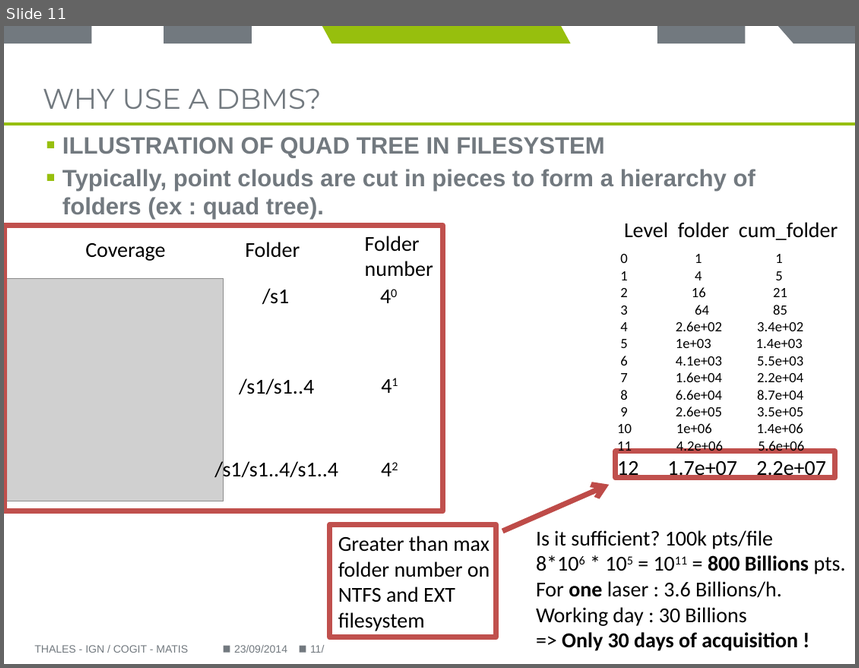
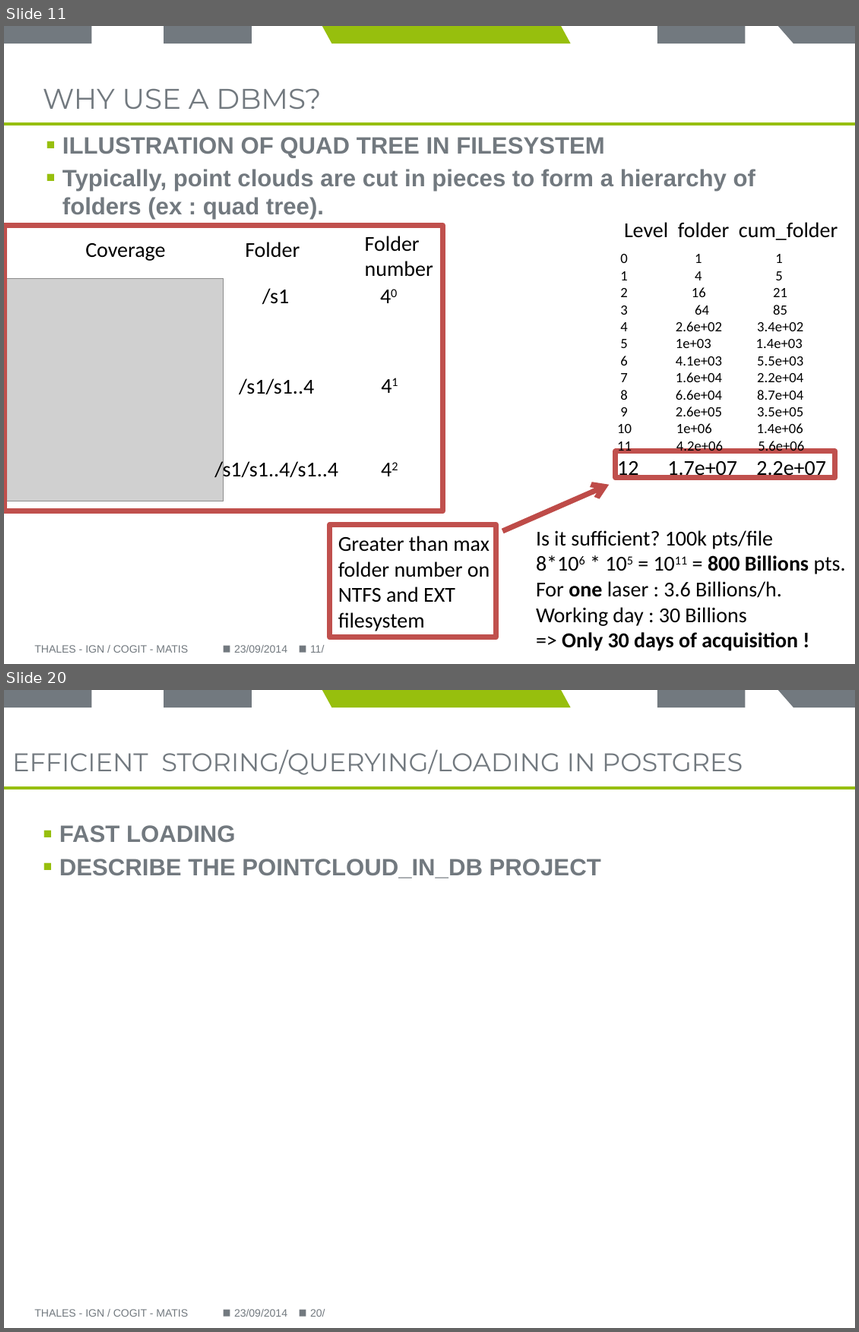
Before and after one commit to Remi-C/Postgres_Day_2014_10_RemiC, a slide deck: presentation/presentation_RCura.pptx. Shown one above the other, each under a label of ours: slide 11 before the commit, slides 11 and 20 after it; the slides between them are not shown. The pictures are 859x668 and 859x1332 pixels, drawn with LibreOffice and Linux fonts; fonts in the diff are those of the drawing; grey boxes stand for pictures; background and template pictures are left out. Boxes give left, top, right and bottom in pixels: in the first picture for what was removed or moved away, otherwise in the second. Text is boxed around its words. In the diff, an @@ line names an element or a change of style, - is before the commit and + after.

Commit message:
wirtten up to efficient storage

```diff
--- a/presentation/presentation_RCura.pptx
+++ b/presentation/presentation_RCura.pptx
@@ slide 20 added at [4,690,855,1328], background #FFFFFF; not listed: 8 template elements that a slide beside it also shows @@
@@ title added at [12,750,743,775], 21.6 pt, text #72797F @@
+EFFICIENT STORING/QUERYING/LOADING IN POSTGRES
@@ text added at [59,825,601,878], 20 pt, text #72797F, bold @@
+▪ FAST LOADING
+▪ DESCRIBE THE POINTCLOUD_IN_DB PROJECT
@@ text added at [34,1309,188,1317], 9 pt, text #72797F @@
+THALES - IGN / COGIT - MATIS
@@ text added at [234,1309,287,1317], 9 pt, text #72797F @@
+23/09/2014
@@ page number added at [310,1309,325,1317], 9 pt, text #72797F @@
+20/
```
Also in this commit, not shown: 17 slides changed, 4 other slides added.
